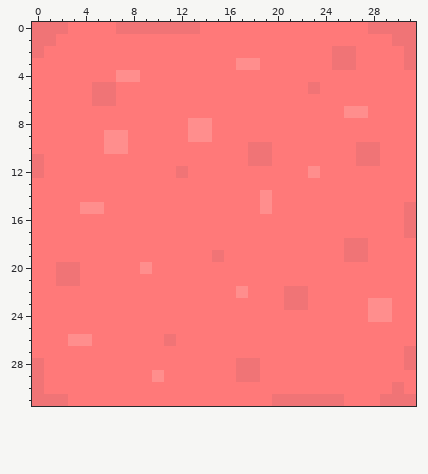
Two versions of one pixel-art sprite, assets/sprite/ColoredFloor_Red.png. This is how it looked before the edit.
The file is 32x32 pixels.
The result:
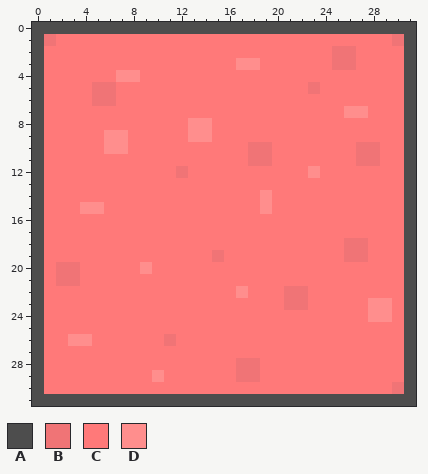
Palette (. is transparent): A #4d4d4d  B #f07476  C #ff7979  D #ff8e8d
Edits made:
{"y":0,"x":0,"old":"BBBCCCCBBBBBBBCCCCCCCCCCCCCCBBBB","new":"AAAAAAAAAAAAAAAAAAAAAAAAAAAAAAAA"}
{"y":1,"x":0,"old":"B","new":"A"}
{"y":1,"x":31,"old":"B","new":"A"}
{"y":2,"x":0,"old":"B","new":"A"}
{"y":2,"x":31,"old":"B","new":"A"}
{"y":3,"x":0,"old":"C","new":"A"}
{"y":3,"x":31,"old":"B","new":"A"}
{"y":4,"x":0,"old":"C","new":"A"}
{"y":4,"x":31,"old":"C","new":"A"}
{"y":5,"x":0,"old":"C","new":"A"}
{"y":5,"x":31,"old":"C","new":"A"}
{"y":6,"x":0,"old":"C","new":"A"}
{"y":6,"x":31,"old":"C","new":"A"}
{"y":7,"x":0,"old":"C","new":"A"}
{"y":7,"x":31,"old":"C","new":"A"}
{"y":8,"x":0,"old":"C","new":"A"}
{"y":8,"x":31,"old":"C","new":"A"}
{"y":9,"x":0,"old":"C","new":"A"}
{"y":9,"x":31,"old":"C","new":"A"}
{"y":10,"x":0,"old":"C","new":"A"}
{"y":10,"x":31,"old":"C","new":"A"}
{"y":11,"x":0,"old":"B","new":"A"}
{"y":11,"x":31,"old":"C","new":"A"}
{"y":12,"x":0,"old":"B","new":"A"}
{"y":12,"x":31,"old":"C","new":"A"}
{"y":13,"x":0,"old":"C","new":"A"}
{"y":13,"x":31,"old":"C","new":"A"}
{"y":14,"x":0,"old":"C","new":"A"}
{"y":14,"x":31,"old":"C","new":"A"}
{"y":15,"x":0,"old":"C","new":"A"}
{"y":15,"x":31,"old":"B","new":"A"}
{"y":16,"x":0,"old":"C","new":"A"}
{"y":16,"x":31,"old":"B","new":"A"}
{"y":17,"x":0,"old":"C","new":"A"}
{"y":17,"x":31,"old":"B","new":"A"}
{"y":18,"x":0,"old":"C","new":"A"}
{"y":18,"x":31,"old":"C","new":"A"}
{"y":19,"x":0,"old":"C","new":"A"}
{"y":19,"x":31,"old":"C","new":"A"}
{"y":20,"x":0,"old":"C","new":"A"}
{"y":20,"x":31,"old":"C","new":"A"}
{"y":21,"x":0,"old":"C","new":"A"}
{"y":21,"x":31,"old":"C","new":"A"}
{"y":22,"x":0,"old":"C","new":"A"}
{"y":22,"x":31,"old":"C","new":"A"}
{"y":23,"x":0,"old":"C","new":"A"}
{"y":23,"x":31,"old":"C","new":"A"}
{"y":24,"x":0,"old":"C","new":"A"}
{"y":24,"x":31,"old":"C","new":"A"}
{"y":25,"x":0,"old":"C","new":"A"}
{"y":25,"x":31,"old":"C","new":"A"}
{"y":26,"x":0,"old":"C","new":"A"}
{"y":26,"x":31,"old":"C","new":"A"}
{"y":27,"x":0,"old":"C","new":"A"}
{"y":27,"x":31,"old":"B","new":"A"}
{"y":28,"x":0,"old":"B","new":"A"}
{"y":28,"x":31,"old":"B","new":"A"}
{"y":29,"x":0,"old":"B","new":"A"}
{"y":29,"x":31,"old":"C","new":"A"}
{"y":30,"x":0,"old":"B","new":"A"}
{"y":30,"x":31,"old":"C","new":"A"}
{"y":31,"x":0,"old":"BBBCCCCCCCCCCCCCCCCCBBBBBBCCCBBB","new":"AAAAAAAAAAAAAAAAAAAAAAAAAAAAAAAA"}
